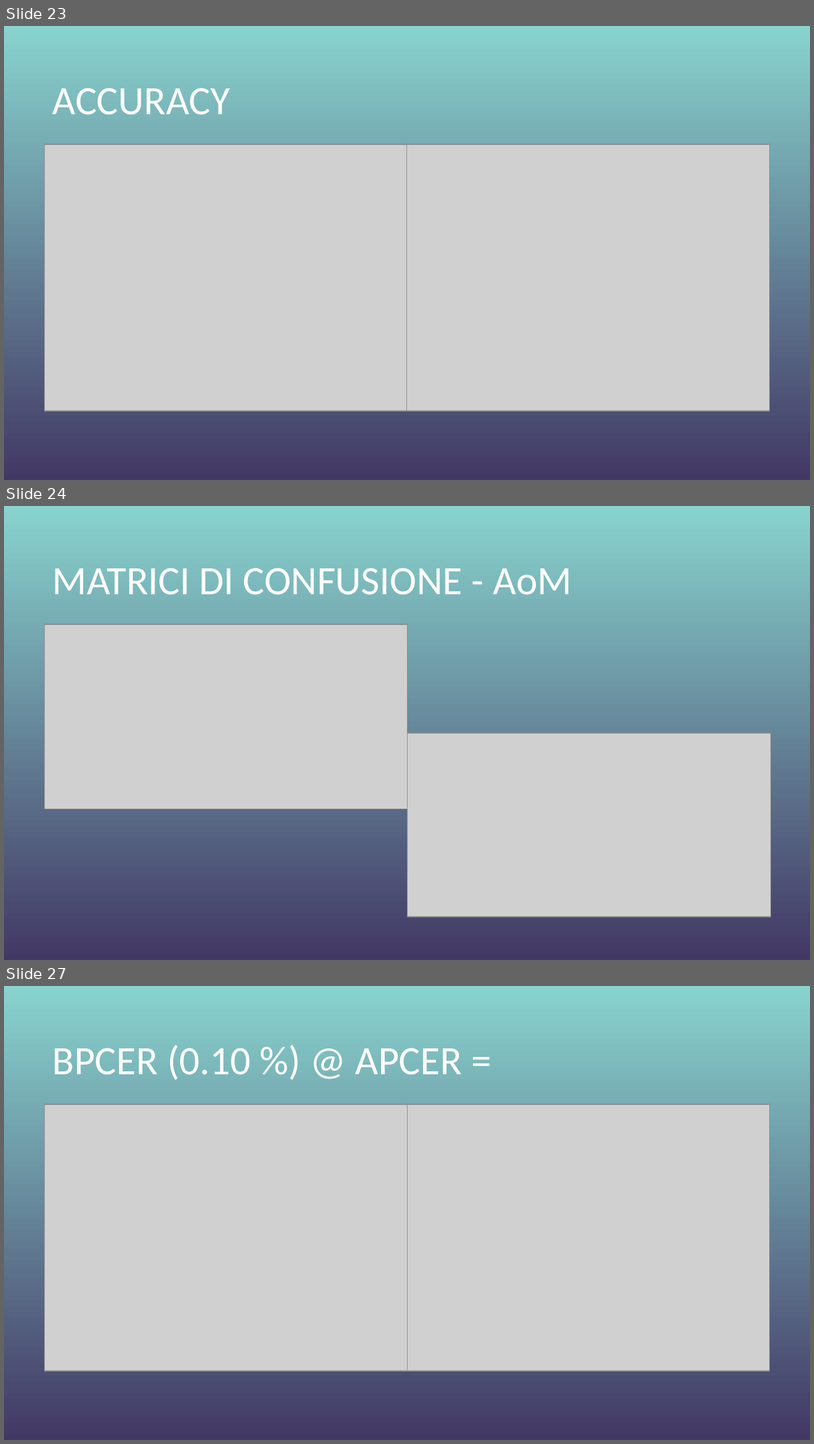
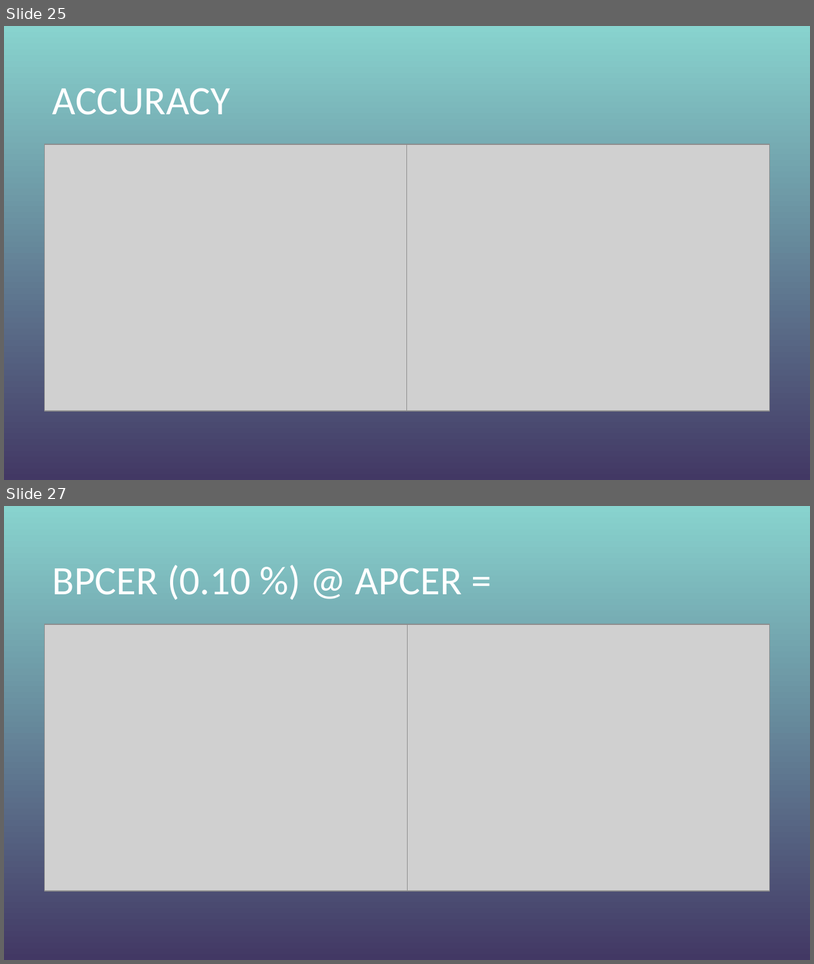
Before and after one commit to Alberto-00/Differential-MAD, a slide deck: presentazione/Presentazione AoM.pptx. Shown one above the other, each under a label of ours: slides 23, 24 and 27 before the commit, slides 25 and 27 after it; the slides between them are not shown. The pictures are 814x1444 and 814x964 pixels, drawn with LibreOffice and Linux fonts; fonts in the diff are those of the drawing; grey boxes stand for pictures; background and template pictures are left out. Boxes give left, top, right and bottom in pixels: in the first picture for what was removed or moved away, otherwise in the second. Text is boxed around its words. In the diff, an @@ line names an element or a change of style, - is before the commit and + after.

```diff
--- a/presentazione/Presentazione AoM.pptx
+++ b/presentazione/Presentazione AoM.pptx
@@ slide 24 removed at (x1=4, y1=506, x2=810, y2=960), background gradient #88D3CE to #423864 @@
@@ title removed at (x1=53, y1=568, x2=572, y2=595) @@
-MATRICI DI CONFUSIONE - AoM
@@ picture removed at (x1=44, y1=625, x2=408, y2=809) @@
@@ picture removed at (x1=408, y1=733, x2=771, y2=916) @@
@@ what was slide 23 is now slide 25 @@
```
Also in this commit, not shown: 4 slides changed, 3 slides added, 3 other slides removed, 1 other file.
